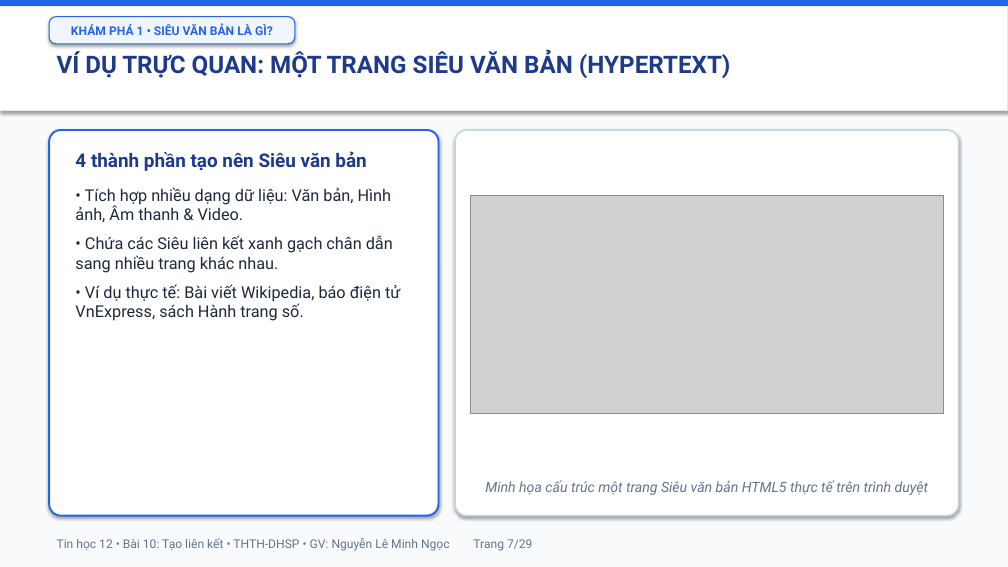
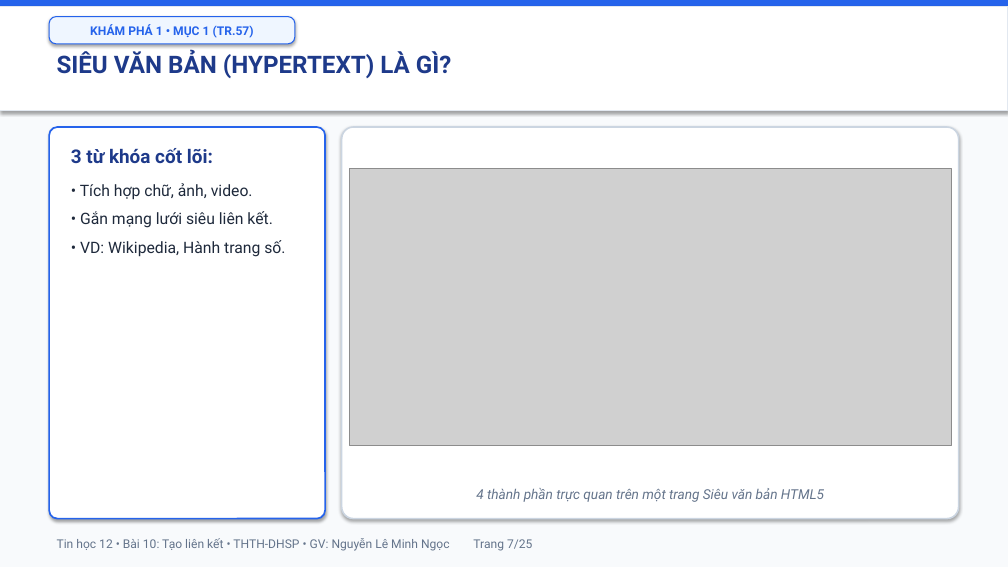
Before and after one commit to mngoc3110/TinHoc, a slide deck: slide 7 of Tin12/Bai10/Bai10_TrinhChieu.pptx. Drawn at 1008x567 pixels with LibreOffice and Linux fonts; fonts in the diff are those of the drawing; grey boxes stand for pictures. Boxes give left, top, right and bottom in pixels: in the first picture for what was removed or moved away, otherwise in the second. Text is boxed around its words. In the diff, an @@ line names an element or a change of style, - is before the commit and + after.

```diff
--- a/Tin12/Bai10/Bai10_TrinhChieu.pptx
+++ b/Tin12/Bai10/Bai10_TrinhChieu.pptx
@@ text in rounded rectangle at box(90, 24, 254, 38): text changed @@
-KHÁM PHÁ 1 • SIÊU VĂN BẢN LÀ GÌ?
+KHÁM PHÁ 1 • MỤC 1 (TR.57)
@@ text at box(57, 51, 452, 78): text changed @@
-VÍ DỤ TRỰC QUAN: MỘT TRANG SIÊU VĂN BẢN (HYPERTEXT)
+SIÊU VĂN BẢN (HYPERTEXT) LÀ GÌ?
@@ rounded rectangle: place and size @@
-rounded rectangle at box(49, 130, 439, 516)
+rounded rectangle at box(49, 127, 325, 519)
@@ rounded rectangle at box(49, 127, 325, 519): outline #2563EB 1.8 pt to #2563EB 1.6 pt @@
@@ text at box(71, 148, 285, 257): text changed; size 15.5 to 15 pt @@
-4 thành phần tạo nên Siêu văn bản
-• Tích hợp nhiều dạng dữ liệu: Văn bản, Hình ảnh, Âm thanh & Video.
-• Chứa các Siêu liên kết xanh gạch chân dẫn sang nhiều trang khác nhau.
-• Ví dụ thực tế: Bài viết Wikipedia, báo điện tử VnExpress, sách Hành trang số.
+3 từ khóa cốt lõi:
+• Tích hợp chữ, ảnh, video.
+• Gắn mạng lưới siêu liên kết.
+• VD: Wikipedia, Hành trang số.
@@ rounded rectangle: place and size @@
-rounded rectangle at box(455, 130, 959, 516)
+rounded rectangle at box(342, 127, 959, 519)
@@ picture: place and size @@
-picture at box(470, 195, 944, 414)
+picture at box(349, 169, 951, 446)
@@ text at box(476, 488, 824, 502): text changed; size 13.5 to 13 pt @@
-Minh họa cấu trúc một trang Siêu văn bản HTML5 thực tế trên trình duyệt
+4 thành phần trực quan trên một trang Siêu văn bản HTML5
@@ text at box(57, 538, 532, 551): text changed @@
-Tin học 12 • Bài 10: Tạo liên kết • THTH-DHSP • GV: Nguyễn Lê Minh Ngọc Trang 7/29
+Tin học 12 • Bài 10: Tạo liên kết • THTH-DHSP • GV: Nguyễn Lê Minh Ngọc Trang 7/25
```
Also in this commit, not shown: 20 other slides changed, 4 slides added, 8 slides removed, 23 other files.
